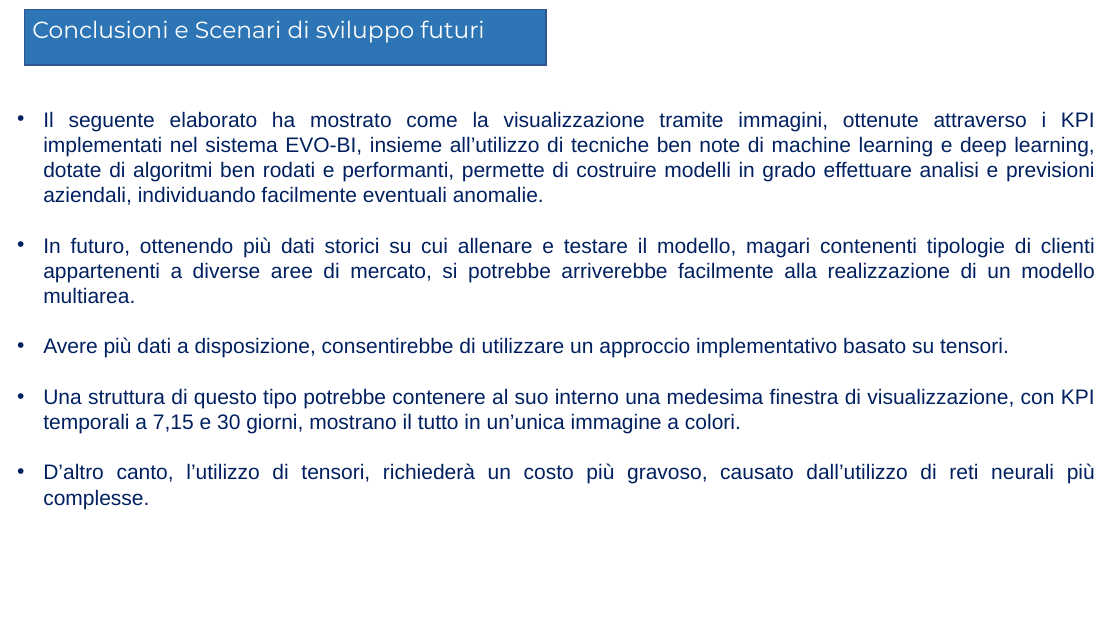
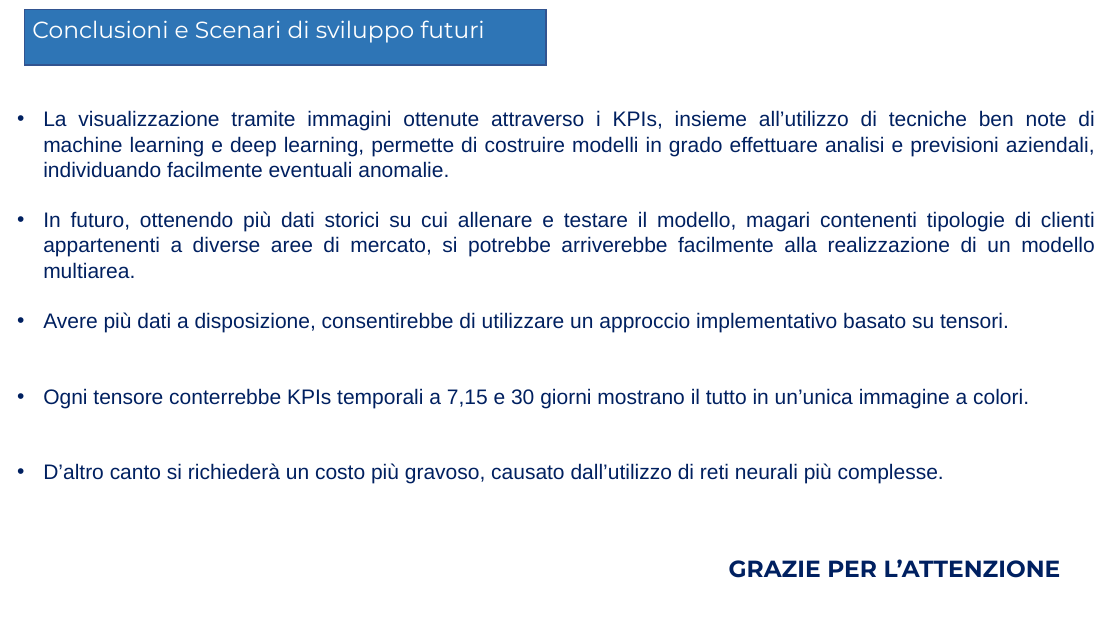
Before and after one commit to Elmaravilla7/Tesi, a slide deck: slide 29 of Presentazione204898.pptx (slide 43 before the commit). Drawn at 1120x630 pixels with LibreOffice and Linux fonts; fonts in the diff are those of the drawing; background and template pictures are left out. Boxes give left, top, right and bottom in pixels: in the first picture for what was removed or moved away, otherwise in the second. Text is boxed around its words. In the diff, an @@ line names an element or a change of style, - is before the commit and + after.

```diff
--- a/Presentazione204898.pptx
+++ b/Presentazione204898.pptx
@@ text at [43,110,1095,178]: text changed @@
-  • Il seguente elaborato ha mostrato come la visualizzazione tramite immagini, ottenute attraverso i KPI implementati nel sistema EVO-BI, insieme all’utilizzo di tecniche ben note di machine learning e deep learning, dotate di algoritmi ben rodati e performanti, permette di costruire modelli in grado effettuare analisi e previsioni aziendali, individuando facilmente eventuali anomalie.
+  • La visualizzazione tramite immagini ottenute attraverso i KPIs, insieme all’utilizzo di tecniche ben note di machine learning e deep learning, permette di costruire modelli in grado effettuare analisi e previsioni aziendali, individuando facilmente eventuali anomalie.
@@ text at [43,388,1029,484]: text changed @@
-  • Una struttura di questo tipo potrebbe contenere al suo interno una medesima finestra di visualizzazione, con KPI temporali a 7,15 e 30 giorni, mostrano il tutto in un’unica immagine a colori.
-  • D’altro canto, l’utilizzo di tensori, richiederà un costo più gravoso, causato dall’utilizzo di reti neurali più complesse.
+  • Ogni tensore conterrebbe KPIs temporali a 7,15 e 30 giorni mostrano il tutto in un’unica immagine a colori.
+  • D’altro canto si richiederà un costo più gravoso, causato dall’utilizzo di reti neurali più complesse.
@@ text added at [729,559,1061,578], 20 pt, text #002060, bold @@
+GRAZIE PER L’ATTENZIONE
```
Also in this commit, not shown: 22 other slides changed, 1 slide added, 16 slides removed.
